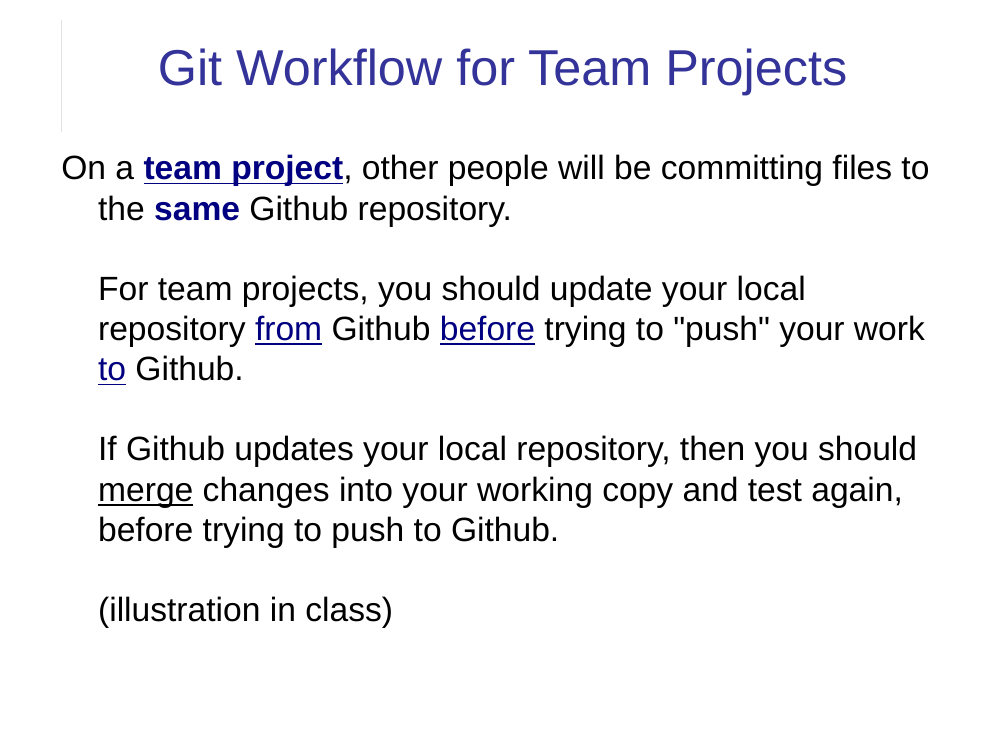
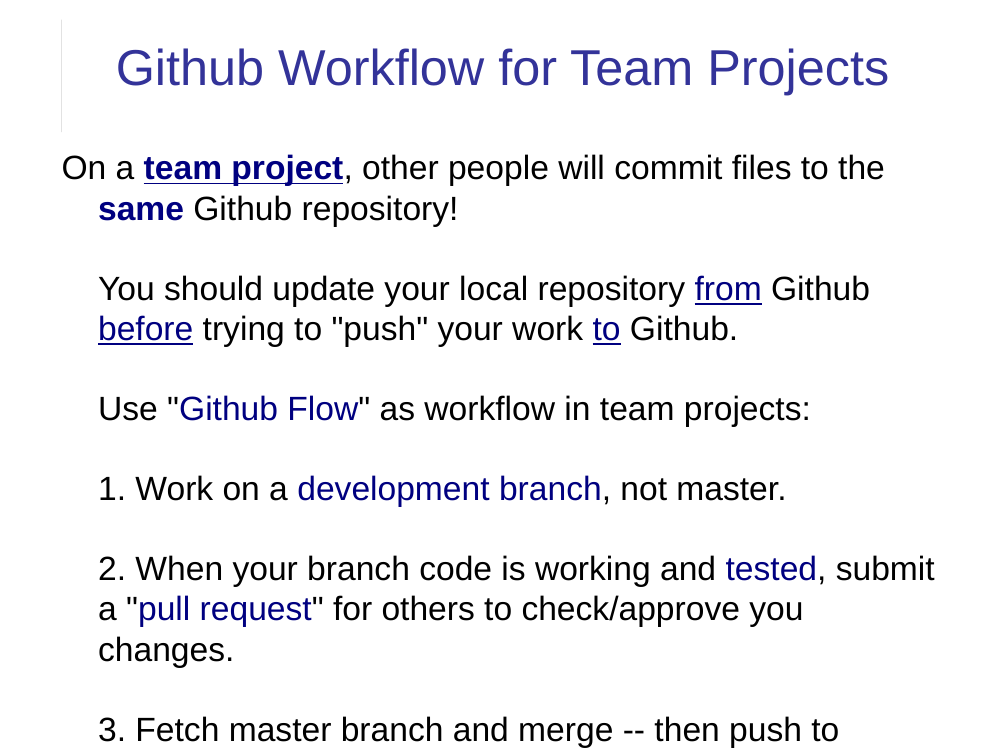
Before and after one commit to skeoop/skeoop.github.io, a slide deck: slide 16 of git/Using-Github.ppt. Drawn at 1008x756 pixels with LibreOffice and Linux fonts; fonts in the diff are those of the drawing. Boxes give left, top, right and bottom in pixels: in the first picture for what was removed or moved away, otherwise in the second. Text is boxed around its words. In the diff, an @@ line names an element or a change of style, - is before the commit and + after.

```diff
--- a/git/Using-Github.ppt
+++ b/git/Using-Github.ppt
@@ title at box(116, 48, 889, 95): text changed @@
-Git Workflow for Team Projects
+Github Workflow for Team Projects
@@ text at box(62, 154, 935, 748): text changed @@
-On a team project, other people will be committing files to the same Github repository.
-For team projects, you should update your local repository from Github before trying to "push" your work to Github.
-If Github updates your local repository, then you should merge changes into your working copy and test again, before trying to push to Github.
-(illustration in class)
+On a team project, other people will commit files to the same Github repository!
+You should update your local repository from Github before trying to "push" your work to Github.
+Use "Github Flow" as workflow in team projects:
+1. Work on a development branch, not master.
+2. When your branch code is working and tested, submit a "pull request" for others to check/approve you changes.
+3. Fetch master branch and merge -- then push to github.
```
Also in this commit, not shown: 9 other slides changed, 21 other files.
